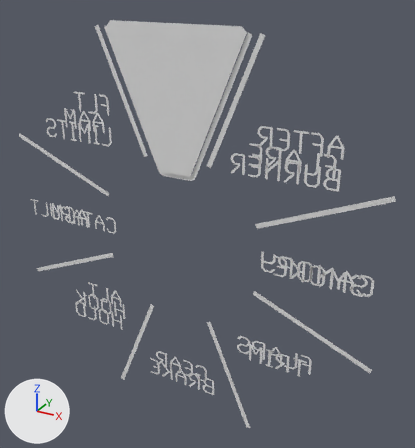
The FBX model SF-1/Models/MFD/MFD.fbx, before and after one commit.
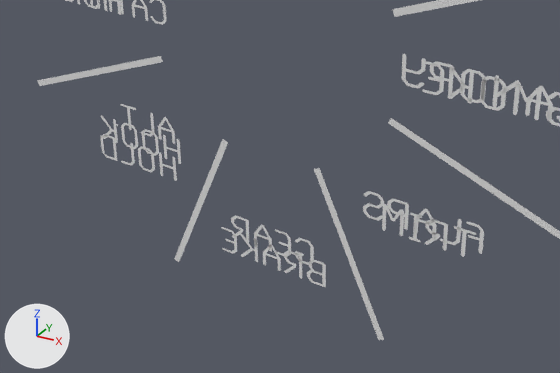
Each version appears first whole from a 50 mm lens placed at (0.735, -0.402, 2.225), pointed at (0.504, 0.017, 2.015), and next in a close-up on the part from 3% to 86% of the width and 49% to 100% of the height. Arrows for +X, +Y and +Z are at lower left; the lights stay in place. Where no turn or scale is listed for an object, it has been applied to the vertices.

Names of what the first close-up shows: 'MFD_ALTHOLD', 'MFD_BRAKE', 'MFD_CANOPY', 'MFD_FLAPS', 'MFD_GEAR', 'MFD_HOOK', 'MFD_SMOKE', 'MFD_TRIM', 'StickDisplay'.
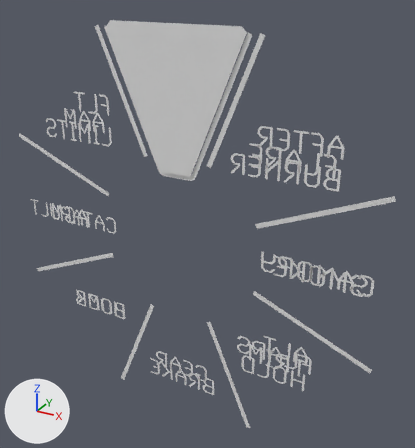
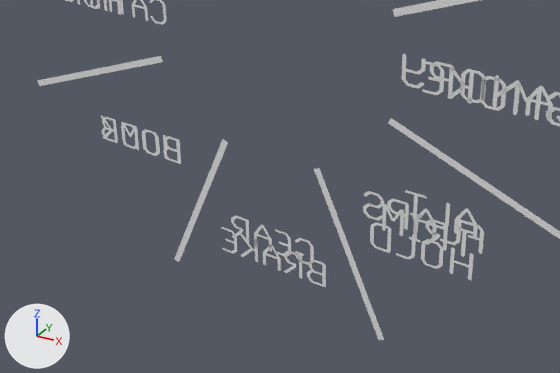
Pixel boxes [x1, y1, x2, y2] of what changed, in the close-ups (560 x 373 px):
'MFD_ALTHOLD', mesh moved: before [100, 104, 177, 181]; after [370, 190, 478, 280]
'MFD_BOMB', added: after [102, 117, 178, 163]

Patch to the scene script:
```diff
--- a/SF-1/Models/MFD/MFD.fbx.py
+++ b/SF-1/Models/MFD/MFD.fbx.py
@@ me_plane_059 @@
 me_plane_059.from_pydata(...)  # 162 vertices, 152 faces; spans x -0.1331..-0.0702, y 0.0, z -0.1183..-0.0724
 # used by ob_mfd_althold; location = (0.483, 0.0, 2.0)
+# me_plane_059 part 1: the whole mesh is moved by (0.1998, 0.0, 0.0)
@@ me_text_011 @@
+me_text_011.from_pydata(...)  # 122 vertices, 124 faces; spans x -0.1312..-0.0672, y 0.0, z -0.1041..-0.0859
@@ ob_mfd_bomb @@
+ob_mfd_bomb = bpy.data.objects.new('MFD_BOMB', me_text_011)
+ob_mfd_bomb.location = (0.483, 0.0, 2.0)
```
